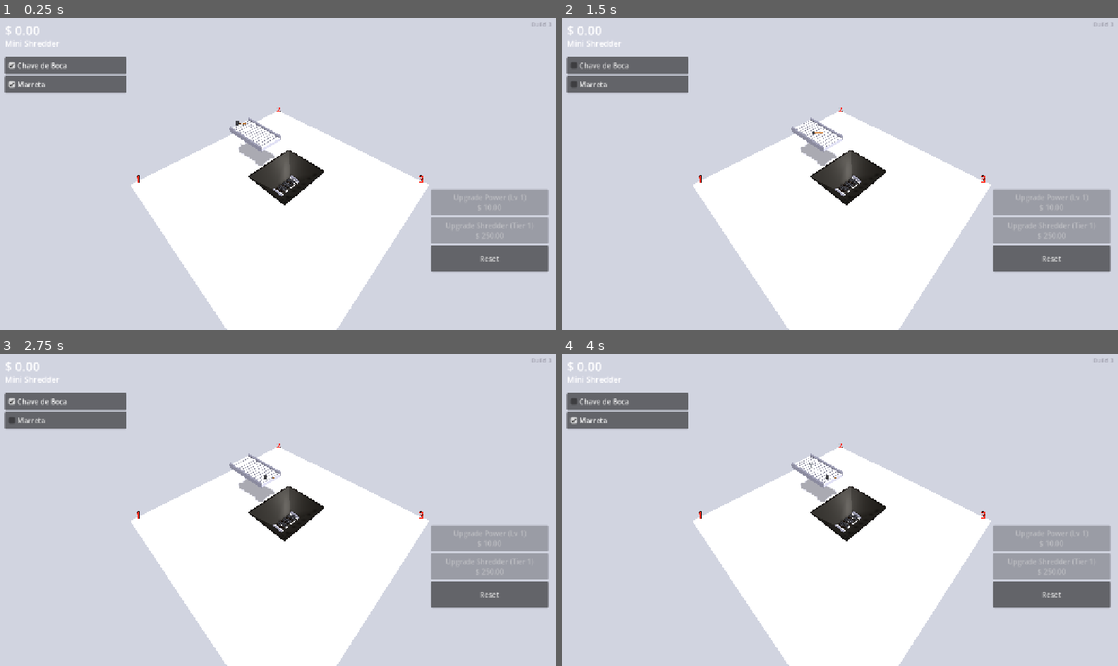
Above: before the commit, frames 1-4 (two rows, left to right).
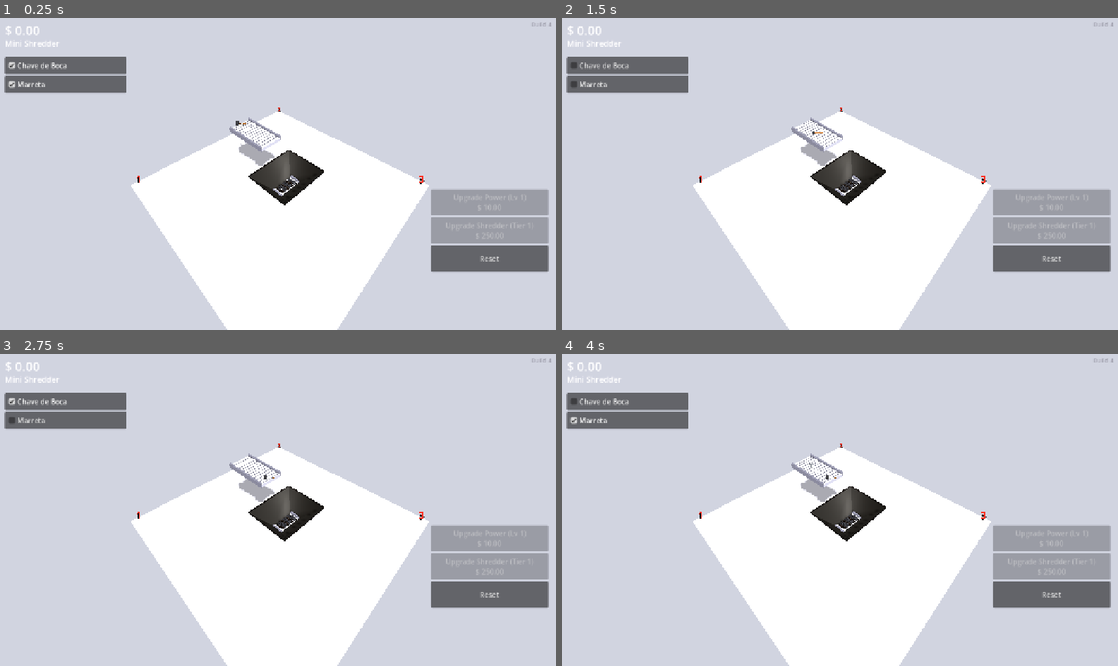
Above: after the commit, the same moments.

Repository: egongabaldo/deadweight
Game: Godot game, scene res://scenes/Main.tscn
Two runs of this game, one before a commit and one after it. Both use one fixed random seed, a clock stepped at 60 frames per second and the inputs below.
Inputs:
- Up to frame 1 (0.25 s): no input
- Up to frame 2 (1.5 s): click "Chave de Boca" at 0.5 s; click "Marreta" at 1.25 s
- Up to frame 3 (2.75 s): click "Chave de Boca" at 2 s
- Up to frame 4 (4 s): click "Marreta" at 2.75 s; click "Chave de Boca" at 3.5 s

The runs differ from the first frame. In frame 1, 0.1% of the frame differs, in the area x 23-78%, y 28-100%; in frame 2, 0.1%; in frame 3, 0.1%; in frame 4, 0.1%.

Commit message:
Remodel rotor discs and comb teeth after real shredder footage
- Rotor discs: round bodies with 3 hooked claws each (ramp up, sharp
  drop, biting face leading into the spin and mirrored on the
  counter-rotating shaft) instead of spiky alternating-radius star
  gears; claws phase-shift disc to disc so they spiral along the shaft;
  smooth 20-sided core rod. All tunable via exports.
- Comb teeth: tapered wedge fingers (thinning toward the rotor) instead
  of plain boxes. Collision shapes unchanged for both.
- Bump build number to 4.

Co-Authored-By: Claude Fable 5 <noreply@anthropic.com>

Diff:
--- a/scenes/Main.tscn
+++ b/scenes/Main.tscn
@@ -84,6 +84,7 @@
 script = ExtResource("6")
 
 [node name="Ground" type="MeshInstance3D" parent="." unique_id=1254510613]
+transform = Transform3D(1, 0, 0, 0, 1, 0, 0, 0, 1, 0.009711862, -0.025663376, 0.02729702)
 mesh = SubResource("PlaneMesh_ground")
 
 [node name="StaticBody3D" type="StaticBody3D" parent="Ground" unique_id=889127349]
--- a/scripts/BuildInfo.gd
+++ b/scripts/BuildInfo.gd
@@ -3,4 +3,4 @@
 ## they're on the same version. Bump BUILD_NUMBER by 1 every time you push
 ## a change to the game — see CLAUDE.md.
 
-const BUILD_NUMBER: int = 3
+const BUILD_NUMBER: int = 4
--- a/scripts/ShredderCombTeeth.gd
+++ b/scripts/ShredderCombTeeth.gd
@@ -2,6 +2,9 @@
 ## Fixed row of comb teeth bolted to an inner wall of the hopper throat,
 ## spaced to slot into the gaps between a rotor's blade discs so material
 ## gets stripped off the spinning shaft instead of wrapping around it.
+## Each tooth is a tapered wedge (full-height at the wall, thinning
+## toward the tip) rather than a plain box, matching the stripper
+## fingers on real dual-shaft shredders.
 ## Static, so unlike the rotors these get real box collision per tooth.
 
 @export var tooth_count: int = 9
@@ -9,22 +12,18 @@
 @export var tooth_length: float = 0.22 ## how far the tooth reaches inward
 @export var tooth_width: float = 0.1
 @export var tooth_height: float = 0.14
+## Tip cross-section as a fraction of the base, giving the taper.
+@export var tip_height_fraction: float = 0.35
+@export var tip_width_fraction: float = 0.7
 @export var facing: float = 1.0 ## +1 points the tooth toward +Z, -1 toward -Z
 @export var color: Color = Color(0.2, 0.19, 0.18)
 
 
 func _ready() -> void:
-	var mat := StandardMaterial3D.new()
-	mat.albedo_color = color
-	mat.metallic = 0.5
-	mat.roughness = 0.6
-
-	var box_mesh := BoxMesh.new()
-	box_mesh.size = Vector3(tooth_width, tooth_height, tooth_length)
-	box_mesh.material = mat
+	var wedge_mesh: ArrayMesh = _build_wedge_mesh()
 
 	var box_shape := BoxShape3D.new()
-	box_shape.size = box_mesh.size
+	box_shape.size = Vector3(tooth_width, tooth_height, tooth_length)
 
 	var half_count: float = float(tooth_count - 1) / 2.0
 	for i in range(tooth_count):
@@ -32,8 +31,13 @@
 		var local_pos := Vector3(x, 0.0, facing * tooth_length / 2.0)
 
 		var mesh_instance := MeshInstance3D.new()
-		mesh_instance.mesh = box_mesh
+		mesh_instance.mesh = wedge_mesh
 		mesh_instance.position = local_pos
+		if facing < 0.0:
+			# The wedge is built tapering toward +Z; flip it around to
+			# point the tip the other way instead of mirror-scaling
+			# (negative scale inverts the winding/normals).
+			mesh_instance.rotation.y = PI
 		add_child(mesh_instance)
 
 		var body := StaticBody3D.new()
@@ -42,3 +46,52 @@
 		shape.shape = box_shape
 		body.add_child(shape)
 		add_child(body)
+
+
+## A frustum wedge centered on the origin: base rectangle (full width and
+## height) at -Z where it meets the wall, tapering to a smaller tip
+## rectangle at +Z reaching toward the rotor.
+func _build_wedge_mesh() -> ArrayMesh:
+	var hw: float = tooth_width / 2.0
+	var hh: float = tooth_height / 2.0
+	var tw: float = hw * tip_width_fraction
+	var th: float = hh * tip_height_fraction
+	var hl: float = tooth_length / 2.0
+
+	var base := [
+		Vector3(-hw, -hh, -hl), Vector3(hw, -hh, -hl),
+		Vector3(hw, hh, -hl), Vector3(-hw, hh, -hl),
+	]
+	var tip := [
+		Vector3(-tw, -th, hl), Vector3(tw, -th, hl),
+		Vector3(tw, th, hl), Vector3(-tw, th, hl),
+	]
+
+	var st := SurfaceTool.new()
+	st.begin(Mesh.PRIMITIVE_TRIANGLES)
+	# Four side faces connecting base ring to tip ring.
+	for i in 4:
+		var j: int = (i + 1) % 4
+		_add_quad(st, base[i], base[j], tip[j], tip[i])
+	# Base cap (facing the wall) and tip cap.
+	_add_quad(st, base[3], base[2], base[1], base[0])
+	_add_quad(st, tip[0], tip[1], tip[2], tip[3])
+
+	st.generate_normals()
+	var array_mesh: ArrayMesh = st.commit()
+
+	var mat := StandardMaterial3D.new()
+	mat.albedo_color = color
+	mat.metallic = 0.5
+	mat.roughness = 0.6
+	array_mesh.surface_set_material(0, mat)
+	return array_mesh
+
+
+func _add_quad(st: SurfaceTool, a: Vector3, b: Vector3, c: Vector3, d: Vector3) -> void:
+	st.add_vertex(a)
+	st.add_vertex(b)
+	st.add_vertex(c)
+	st.add_vertex(a)
+	st.add_vertex(c)
+	st.add_vertex(d)
--- a/scripts/ShredderRotor.gd
+++ b/scripts/ShredderRotor.gd
@@ -1,16 +1,30 @@
 extends Node3D
-## Procedurally builds one shredder rotor shaft: a row of thick toothed
-## gear discs (chunky angular claws, not thin blades) mounted on a slim
-## center rod, matching a real industrial two-shaft shredder rotor. Spins
-## continuously around its own axis (local X). The physical collision is a
-## plain cylinder rather than the toothed mesh, since Godot's concave
-## trimesh shapes aren't meant to move/rotate reliably — the cylinder still
-## gives falling items a believable bounce off the spinning shaft.
+## Procedurally builds one shredder rotor shaft: a row of thick round
+## discs, each with a few hooked claw teeth, mounted on a smooth round
+## core rod — matching the dual-shaft shredder in the reference footage
+## (mostly-circular discs with 2-3 chunky hooks, not spiky star gears).
+## Each claw ramps up gradually and drops off sharply, so the steep face
+## leads into the spin and reads as the "bite"; the profile is mirrored
+## with spin_direction so the counter-rotating pair both bite downward
+## into the gap. Claws are phase-shifted disc to disc, spiraling along
+## the shaft like the real machine. Spins continuously around its own
+## axis (local X). The physical collision is a plain cylinder rather than
+## the toothed mesh, since Godot's concave trimesh shapes aren't meant to
+## move/rotate reliably — the cylinder still gives falling items a
+## believable bounce off the spinning shaft.
 
 @export var shaft_length: float = 2.2
 @export var outer_radius: float = 0.3
-@export var inner_radius: float = 0.17
-@export var teeth_count: int = 8
+@export var body_radius: float = 0.23
+@export var claw_count: int = 3
+## Fraction of each claw's angular period spent ramping from the disc
+## body up to the claw tip (the rest is bare disc). Small = short steep
+## hooks, large = long shark-fin ramps.
+@export var claw_ramp_fraction: float = 0.24
+## Angular shift between neighbouring discs, so the claws spiral along
+## the shaft instead of forming straight rows.
+@export var claw_phase_step: float = 0.55
+@export var segments: int = 48
 @export var disc_thickness: float = 0.12
 @export var disc_gap: float = 0.12
 @export var disc_offset: float = 0.0 ## shifts this rotor's discs so they interleave with the other rotor's
@@ -51,7 +65,7 @@
 	var i: int = 0
 	while x + disc_thickness <= half_len + 0.001:
 		var tint: Color = grime_color if i % 3 == 0 else base_color
-		_add_disc(st, x, x + disc_thickness, tint)
+		_add_disc(st, x, x + disc_thickness, tint, float(i) * claw_phase_step)
 		x += period
 		i += 1
 
@@ -69,17 +83,28 @@
 	return array_mesh
 
 
-func _add_disc(st: SurfaceTool, x0: float, x1: float, color: Color) -> void:
+## Radius of the disc profile at a given angle: a smooth circle at
+## body_radius, interrupted by claw_count hooks that ramp up to
+## outer_radius and then drop off sharply. Mirrored by spin_direction so
+## the steep drop (the biting face) always leads into the rotation.
+func _claw_radius(angle: float) -> float:
+	var claw_period: float = TAU / claw_count
+	var local: float = fposmod(angle * spin_direction, claw_period) / claw_period
+	if local < claw_ramp_fraction:
+		return body_radius + (outer_radius - body_radius) * (local / claw_ramp_fraction)
+	return body_radius
+
+
+func _add_disc(st: SurfaceTool, x0: float, x1: float, color: Color, phase: float) -> void:
 	st.set_color(color)
-	var sides: int = teeth_count * 2
 	var front_center := Vector3(x0, 0, 0)
 	var back_center := Vector3(x1, 0, 0)
 
-	for i in range(sides):
-		var a0: float = (float(i) / sides) * TAU
-		var a1: float = (float(i + 1) / sides) * TAU
-		var r0: float = outer_radius if i % 2 == 0 else inner_radius
-		var r1: float = outer_radius if (i + 1) % 2 == 0 else inner_radius
+	for i in range(segments):
+		var a0: float = (float(i) / segments) * TAU
+		var a1: float = (float(i + 1) / segments) * TAU
+		var r0: float = _claw_radius(a0 + phase)
+		var r1: float = _claw_radius(a1 + phase)
 
 		var p0f := Vector3(x0, cos(a0) * r0, sin(a0) * r0)
 		var p1f := Vector3(x0, cos(a1) * r1, sin(a1) * r1)
@@ -104,8 +129,8 @@
 
 func _add_core(st: SurfaceTool, x0: float, x1: float, color: Color) -> void:
 	st.set_color(color)
-	var sides: int = 8
-	var radius: float = inner_radius * 0.55
+	var sides: int = 20
+	var radius: float = body_radius * 0.5
 
 	for i in range(sides):
 		var a0: float = (float(i) / sides) * TAU
